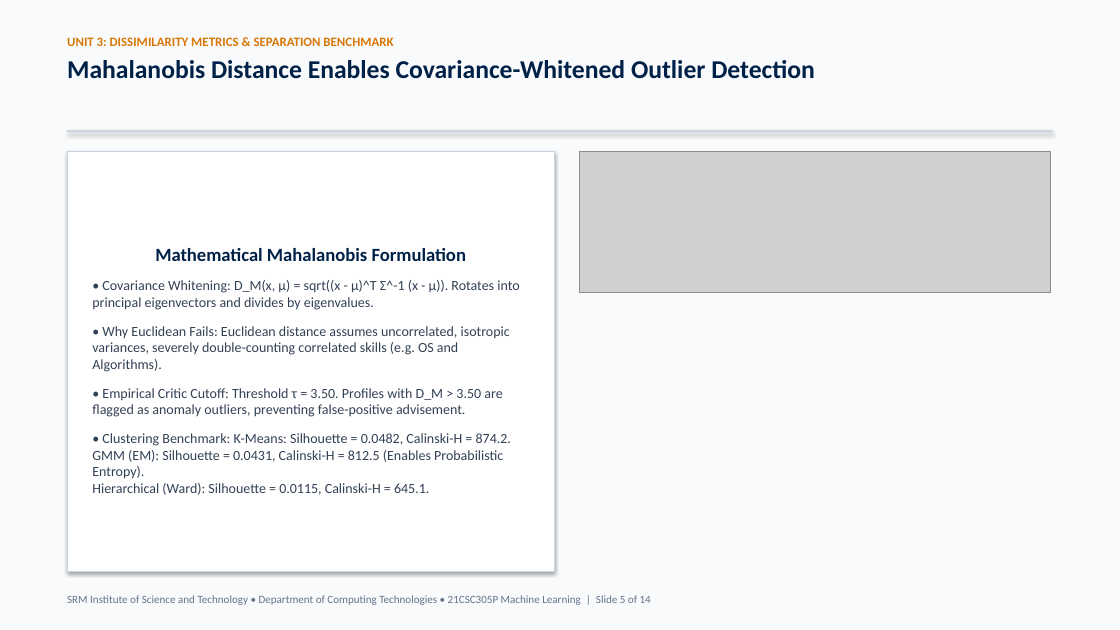
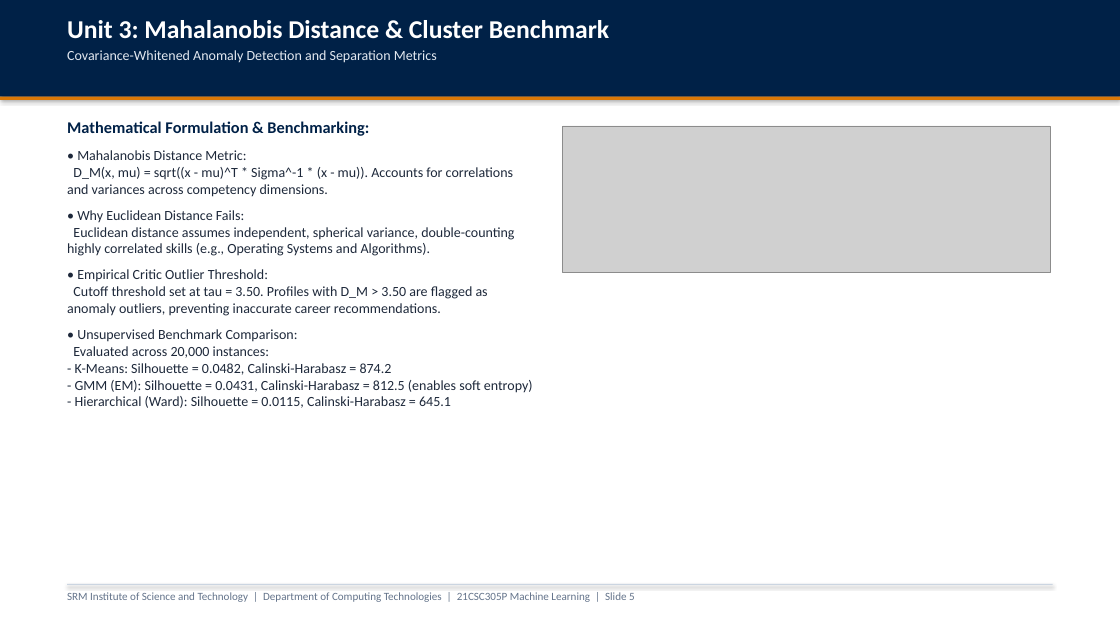
Before and after one commit to parth2024-tech/SRM-21CSC305P-Machine-Learning-Career-Guidance-Debate-Agent, a slide deck: slide 5 of presentation_unit3_unit4_unit5.pptx. Drawn at 1120x630 pixels with LibreOffice and Linux fonts; fonts in the diff are those of the drawing; grey boxes stand for pictures. Boxes give left, top, right and bottom in pixels: in the first picture for what was removed or moved away, otherwise in the second. Text is boxed around its words. In the diff, an @@ line names an element or a change of style, - is before the commit and + after.

```diff
--- a/presentation_unit3_unit4_unit5.pptx
+++ b/presentation_unit3_unit4_unit5.pptx
@@ rectangle at (0, 0, 1120, 630): fill #F8FAFC to #FFFFFF @@
@@ rectangle added at (0, 0, 1120, 97), fill #002147 @@
@@ text at (67, 20, 609, 63): text changed; size 22 to 12 pt; text colour #002147 to #E2E8F0; bold off @@
-UNIT 3: DISSIMILARITY METRICS & SEPARATION BENCHMARK
-Mahalanobis Distance Enables Covariance-Whitened Outlier Detection
+Unit 3: Mahalanobis Distance & Cluster Benchmark
+Covariance-Whitened Anomaly Detection and Separation Metrics
@@ rectangle: place and size @@
-rectangle at (67, 130, 1053, 133)
+rectangle at (0, 97, 1120, 100)
@@ rectangle at (0, 97, 1120, 100): fill #CBD5E1 to #D97706 @@
@@ text "Mathematical Formulation & Benchmarking:": place and size @@
-text "Mathematical Formulation & Benchmarking:" at (67, 151, 555, 571)
+text "Mathematical Formulation & Benchmarking:" at (67, 121, 533, 408)
@@ text "Mathematical Formulation & Benchmarking:" at (67, 121, 533, 408): vertical alignment middle to top; fill #FFFFFF to none; outline #CBD5E1 0.75 pt to none; shadow off @@
@@ text at (67, 121, 533, 408): text changed; text colour #334155 to #1E293B @@
-Mathematical Mahalanobis Formulation
-• Covariance Whitening: D_M(x, μ) = sqrt((x - μ)^T Σ^-1 (x - μ)). Rotates into principal eigenvectors and divides by eigenvalues.
-• Why Euclidean Fails: Euclidean distance assumes uncorrelated, isotropic variances, severely double-counting correlated skills (e.g. OS and Algorithms).
-• Empirical Critic Cutoff: Threshold τ = 3.50. Profiles with D_M > 3.50 are flagged as anomaly outliers, preventing false-positive advisement.
-• Clustering Benchmark: K-Means: Silhouette = 0.0482, Calinski-H = 874.2.
-GMM (EM): Silhouette = 0.0431, Calinski-H = 812.5 (Enables Probabilistic Entropy).
-Hierarchical (Ward): Silhouette = 0.0115, Calinski-H = 645.1.
+Mathematical Formulation & Benchmarking:
+• Mahalanobis Distance Metric:
+D_M(x, mu) = sqrt((x - mu)^T * Sigma^-1 * (x - mu)). Accounts for correlations and variances across competency dimensions.
+• Why Euclidean Distance Fails:
+Euclidean distance assumes independent, spherical variance, double-counting highly correlated skills (e.g., Operating Systems and Algorithms).
+• Empirical Critic Outlier Threshold:
+Cutoff threshold set at tau = 3.50. Profiles with D_M > 3.50 are flagged as anomaly outliers, preventing inaccurate career recommendations.
+• Unsupervised Benchmark Comparison:
+Evaluated across 20,000 instances:
+- K-Means: Silhouette = 0.0482, Calinski-Harabasz = 874.2
+- GMM (EM): Silhouette = 0.0431, Calinski-Harabasz = 812.5 (enables soft entropy)
+- Hierarchical (Ward): Silhouette = 0.0115, Calinski-Harabasz = 645.1
@@ picture: place and size @@
-picture at (580, 151, 1050, 292)
+picture at (563, 126, 1050, 272)
@@ text at (67, 592, 635, 602): text changed @@
-SRM Institute of Science and Technology • Department of Computing Technologies • 21CSC305P Machine Learning | Slide 5 of 14
+SRM Institute of Science and Technology | Department of Computing Technologies | 21CSC305P Machine Learning | Slide 5
@@ rectangle added at (67, 584, 1053, 585), fill #CBD5E1 @@
```
Also in this commit, not shown: 13 other slides changed, 2 other files.
